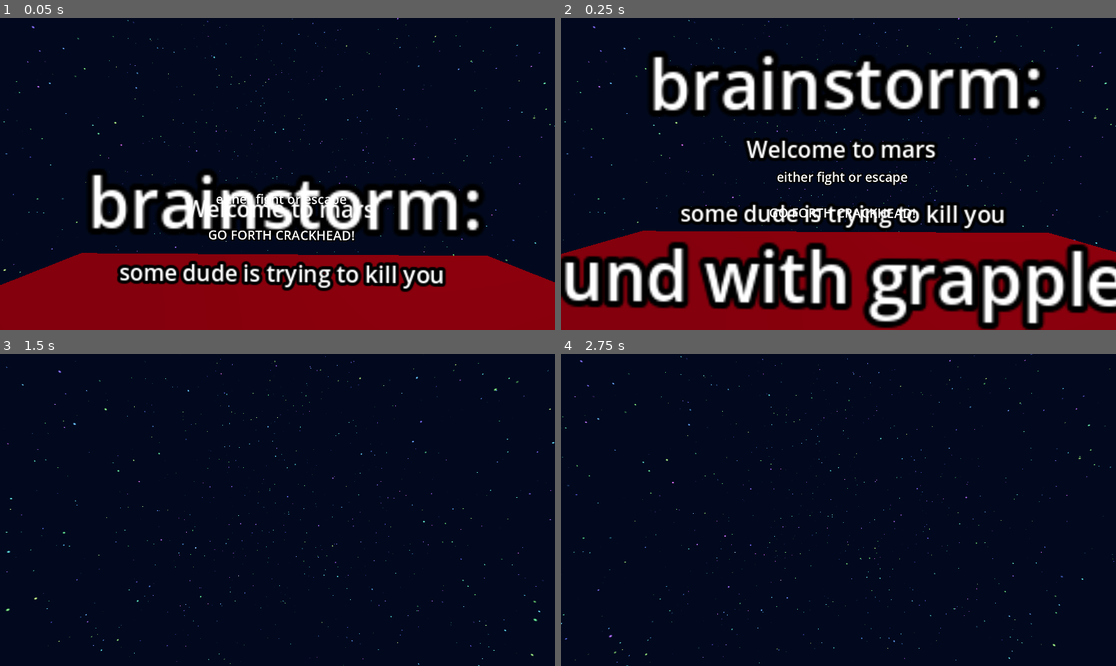
Above: before the commit, frames 1-4 (two rows, left to right).
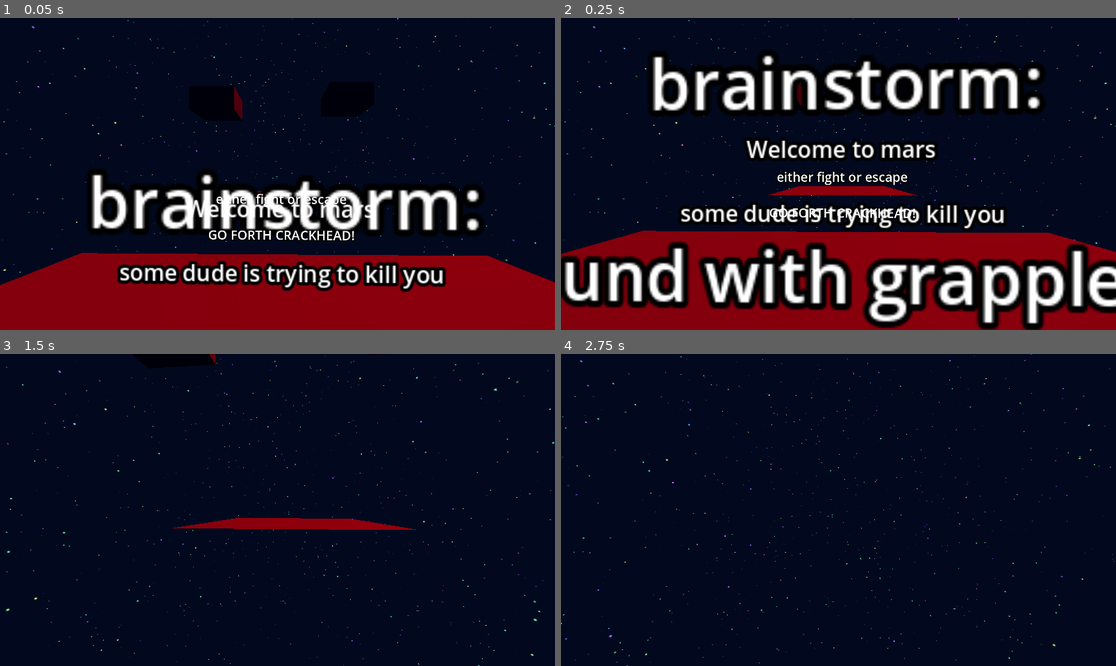
Above: after the commit, the same moments.

Repository: DeanLemans/first-vr-game
Game: Godot game, scene res://scenes/main.tscn
Same seed, same stepped clock (60 frames per second), same inputs: the game is played once before the commit and once after it. Before the commit the project starts from res://main.tscn.
Inputs (mouse positions are in pixels of both pictures, inside the frame that each line leads up to):
- Up to frame 1 (0.05 s): no input
- Up to frame 2 (0.25 s): no input
- Up to frame 3 (1.5 s): tap Enter at 0.5 s; move the mouse to (305, 510) at 0.52 s; hold W from 0.53 s (still down); tap 1 at 0.6 s; click (305, 510) at 0.67 s; move the mouse to (249, 510) at 1.27 s; tap 2 at 1.35 s
- Up to frame 4 (2.75 s): keep holding W; move the mouse to (849, 503) at 2.02 s; tap 3 at 2.1 s

The runs differ from the first frame. In frame 1, 0.1% of the frame differs, in the area x 34-66%, y 21-57%; in frame 2, 0.7%; in frame 3, 1.2%, in the area x 26-75%, y 0-57%; in frame 4, nothing differs.

Commit message:
update
unfinished fall death.

updated grapple cube

updated text

Diff:
--- a/project.godot
+++ b/project.godot
@@ -11,7 +11,7 @@
 [application]
 
 config/name="first-vr-game"
-run/main_scene="res://main.tscn"
+run/main_scene="res://scenes/main.tscn"
 config/features=PackedStringArray("4.3", "GL Compatibility")
 config/icon="res://icon.svg"
 
--- a/main.tscn
+++ b/scenes/death.tscn
@@ -1,12 +1,12 @@
-[gd_scene load_steps=12 format=3 uid="uid://bbuxqykhqie0j"]
+[gd_scene load_steps=10 format=3 uid="uid://cumu40ja822ty"]
 
-[ext_resource type="PackedScene" uid="uid://clc5dre31iskm" path="res://addons/godot-xr-tools/xr/start_xr.tscn" id="1_f8xri"]
-[ext_resource type="PackedScene" uid="uid://bptevpddvxpy7" path="res://cube.tscn" id="1_vs6f5"]
-[ext_resource type="PackedScene" uid="uid://cpqsjw2xcc8gl" path="res://player.tscn" id="2_dqll6"]
-[ext_resource type="Shader" path="res://skyshader.gdshader" id="2_sm6go"]
+[ext_resource type="PackedScene" uid="uid://bptevpddvxpy7" path="res://scenes/cube.tscn" id="1_ny7rq"]
+[ext_resource type="Shader" path="res://skyshader.gdshader" id="2_v2qp4"]
+[ext_resource type="PackedScene" uid="uid://clc5dre31iskm" path="res://addons/godot-xr-tools/xr/start_xr.tscn" id="3_onvd2"]
+[ext_resource type="PackedScene" uid="uid://cpqsjw2xcc8gl" path="res://scenes/player.tscn" id="4_1xhni"]
 
 [sub_resource type="ShaderMaterial" id="ShaderMaterial_1bamh"]
-shader = ExtResource("2_sm6go")
+shader = ExtResource("2_v2qp4")
 shader_parameter/sky_color = Color(0.03, 0.05, 0.11, 1)
 shader_parameter/star_base_color = Color(0.8, 1, 0.3, 1)
 shader_parameter/star_hue_offset = 0.6
@@ -26,19 +26,14 @@
 ambient_light_color = Color(0.470194, 0.0453032, 0, 1)
 tonemap_mode = 2
 
-[sub_resource type="BoxMesh" id="BoxMesh_db4fd"]
-
-[sub_resource type="BoxShape3D" id="BoxShape3D_43sph"]
-
 [sub_resource type="PlaneMesh" id="PlaneMesh_kqclh"]
-size = Vector2(5, 5)
 
 [sub_resource type="ConcavePolygonShape3D" id="ConcavePolygonShape3D_0aslw"]
 data = PackedVector3Array(2.5, 0, 2.5, -2.5, 0, 2.5, 2.5, 0, -2.5, -2.5, 0, 2.5, -2.5, 0, -2.5, 2.5, 0, -2.5)
 
 [node name="main" type="Node3D"]
 
-[node name="PickableObject" parent="." instance=ExtResource("1_vs6f5")]
+[node name="PickableObject" parent="." instance=ExtResource("1_ny7rq")]
 transform = Transform3D(1, 0, 0, 0, 1, 0, 0, 0, 1, 0, 0.336525, 0)
 release_mode = 0
 ranged_grab_method = 2
@@ -54,30 +49,10 @@
 shadow_enabled = true
 shadow_opacity = 0.75
 
-[node name="StartXR" parent="." instance=ExtResource("1_f8xri")]
+[node name="StartXR" parent="." instance=ExtResource("3_onvd2")]
 
-[node name="XROrigin3D" parent="." instance=ExtResource("2_dqll6")]
+[node name="XROrigin3D" parent="." instance=ExtResource("4_1xhni")]
 transform = Transform3D(1, 0, 0, 0, 1, 0, 0, 0, 1, 0, 0.997742, 0)
-
-[node name="grappleThing1" type="MeshInstance3D" parent="."]
-transform = Transform3D(1, 0, 0, 0, 1, 0, 0, 0, 1, -1.54586, 2.81423, -0.753697)
-mesh = SubResource("BoxMesh_db4fd")
-
-[node name="StaticBody3D" type="StaticBody3D" parent="grappleThing1"]
-collision_layer = 17
-
-[node name="CollisionShape3D" type="CollisionShape3D" parent="grappleThing1/StaticBody3D"]
-shape = SubResource("BoxShape3D_43sph")
-
-[node name="grappleThing2" type="MeshInstance3D" parent="."]
-transform = Transform3D(1, 0, 0, 0, 1, 0, 0, 0, 1, 2.15899, 2.66776, -0.482312)
-mesh = SubResource("BoxMesh_db4fd")
-
-[node name="StaticBody3D" type="StaticBody3D" parent="grappleThing2"]
-collision_layer = 17
-
-[node name="CollisionShape3D" type="CollisionShape3D" parent="grappleThing2/StaticBody3D"]
-shape = SubResource("BoxShape3D_43sph")
 
 [node name="floor" type="MeshInstance3D" parent="."]
 mesh = SubResource("PlaneMesh_kqclh")
@@ -89,24 +64,19 @@
 shape = SubResource("ConcavePolygonShape3D_0aslw")
 
 [node name="UI" type="Label3D" parent="."]
-transform = Transform3D(1, 0, 0, 0, 1, 0, 0, 0, 1, 0, 0.225755, -0.471179)
-
-[node name="Label3D2" type="Label3D" parent="UI"]
-transform = Transform3D(1, 0, 0, 0, 1, 0, 0, 0, 1, -0.00546765, 0.45151, -0.474823)
-text = "Welcome to mars
-
-some dude is trying to kill you"
-font_size = 21
 
 [node name="Label3D" type="Label3D" parent="UI"]
 transform = Transform3D(1, 0, 0, 0, 1, 0, 0, 0, 1, 0, 0.225755, -2.07748)
-text = "either fight or escape
+text = "you died."
 
-GO FORTH CRACKHEAD!"
+[node name="Label3D2" type="Label3D" parent="UI"]
+transform = Transform3D(-0.173648, 0, -0.984808, 0, 1, 0, 0.984808, 0, -0.173648, 1.85643, 0.315539, 0)
+text = "you died."
 
 [node name="Label3D3" type="Label3D" parent="UI"]
-transform = Transform3D(1, 0, 0, 0, 1, 0, 0, 0, 1, 0, 0.361102, 0)
-text = "brainstorm:
+transform = Transform3D(-0.560639, 0, 0.82806, 0, 1, 0, -0.82806, 0, -0.560639, -2.05518, 0.214665, 0)
+text = "you died."
 
-swing around with grapple hook and
- kill enemys with sword(no guns)"
+[node name="Label3D4" type="Label3D" parent="UI"]
+transform = Transform3D(-0.994151, 0, 0.107999, 0, 1, 0, -0.107999, 0, -0.994151, 0, 0.55763, 2.06212)
+text = "you died."
--- /dev/null
+++ b/scenes/main.tscn
@@ -0,0 +1,133 @@
+[gd_scene load_steps=13 format=3 uid="uid://bbuxqykhqie0j"]
+
+[ext_resource type="PackedScene" uid="uid://bptevpddvxpy7" path="res://scenes/cube.tscn" id="1_lh74o"]
+[ext_resource type="Shader" path="res://skyshader.gdshader" id="2_10auy"]
+[ext_resource type="PackedScene" uid="uid://clc5dre31iskm" path="res://addons/godot-xr-tools/xr/start_xr.tscn" id="3_54cko"]
+[ext_resource type="PackedScene" uid="uid://cpqsjw2xcc8gl" path="res://scenes/player.tscn" id="4_bu5rb"]
+
+[sub_resource type="ShaderMaterial" id="ShaderMaterial_1bamh"]
+shader = ExtResource("2_10auy")
+shader_parameter/sky_color = Color(0.03, 0.05, 0.11, 1)
+shader_parameter/star_base_color = Color(0.8, 1, 0.3, 1)
+shader_parameter/star_hue_offset = 0.6
+shader_parameter/star_intensity = 0.08
+shader_parameter/star_twinkle_speed = 0.8
+shader_parameter/star_twinkle_intensity = 0.2
+shader_parameter/layer_scale = 20.0
+shader_parameter/layer_scale_step = 10.0
+shader_parameter/layers_count = 3
+
+[sub_resource type="Sky" id="Sky_e5nmt"]
+sky_material = SubResource("ShaderMaterial_1bamh")
+
+[sub_resource type="Environment" id="Environment_4kdo2"]
+background_mode = 2
+sky = SubResource("Sky_e5nmt")
+ambient_light_color = Color(0.470194, 0.0453032, 0, 1)
+tonemap_mode = 2
+
+[sub_resource type="BoxMesh" id="BoxMesh_db4fd"]
+size = Vector3(1, 0.5, 1)
+
+[sub_resource type="BoxShape3D" id="BoxShape3D_43sph"]
+
+[sub_resource type="PlaneMesh" id="PlaneMesh_kqclh"]
+size = Vector2(5, 5)
+
+[sub_resource type="ConcavePolygonShape3D" id="ConcavePolygonShape3D_0aslw"]
+data = PackedVector3Array(2.5, 0, 2.5, -2.5, 0, 2.5, 2.5, 0, -2.5, -2.5, 0, 2.5, -2.5, 0, -2.5, 2.5, 0, -2.5)
+
+[sub_resource type="BoxShape3D" id="BoxShape3D_m8ia3"]
+size = Vector3(15, 1, 20)
+
+[node name="main" type="Node3D"]
+
+[node name="PickableObject" parent="." instance=ExtResource("1_lh74o")]
+transform = Transform3D(1, 0, 0, 0, 1, 0, 0, 0, 1, 0, 0.336525, 0)
+release_mode = 0
+ranged_grab_method = 2
+
+[node name="WorldEnvironment" type="WorldEnvironment" parent="."]
+environment = SubResource("Environment_4kdo2")
+
+[node name="DirectionalLight3D" type="DirectionalLight3D" parent="."]
+physics_interpolation_mode = 2
+transform = Transform3D(-0.866025, -0.433013, 0.25, 0, 0.5, 0.866025, -0.5, 0.75, -0.433013, -0.00162983, 1.19209e-07, -0.00357604)
+light_color = Color(0.739789, 1.93726e-06, 9.62615e-07, 1)
+light_bake_mode = 0
+shadow_enabled = true
+shadow_opacity = 0.75
+
+[node name="StartXR" parent="." instance=ExtResource("3_54cko")]
+
+[node name="XROrigin3D" parent="." instance=ExtResource("4_bu5rb")]
+transform = Transform3D(1, 0, 0, 0, 1, 0, 0, 0, 1, 0, 0.997742, 0)
+
+[node name="grappleThing1" type="MeshInstance3D" parent="."]
+transform = Transform3D(1, 0, 0, 0, 1, 0, 0, 0, 1, 1.60517, 2.81423, -5.11847)
+mesh = SubResource("BoxMesh_db4fd")
+
+[node name="StaticBody3D" type="StaticBody3D" parent="grappleThing1"]
+collision_layer = 17
+
+[node name="CollisionShape3D" type="CollisionShape3D" parent="grappleThing1/StaticBody3D"]
+shape = SubResource("BoxShape3D_43sph")
+
+[node name="grappleThing2" type="MeshInstance3D" parent="."]
+transform = Transform3D(1, 0, 0, 0, 1, 0, 0, 0, 1, -1.52707, 2.66776, -4.93594)
+mesh = SubResource("BoxMesh_db4fd")
+
+[node name="StaticBody3D" type="StaticBody3D" parent="grappleThing2"]
+collision_layer = 17
+
+[node name="CollisionShape3D" type="CollisionShape3D" parent="grappleThing2/StaticBody3D"]
+shape = SubResource("BoxShape3D_43sph")
+
+[node name="floor" type="MeshInstance3D" parent="."]
+mesh = SubResource("PlaneMesh_kqclh")
+
+[node name="StaticBody3D" type="StaticBody3D" parent="floor"]
+collision_mask = 17
+
+[node name="CollisionShape3D" type="CollisionShape3D" parent="floor/StaticBody3D"]
+shape = SubResource("ConcavePolygonShape3D_0aslw")
+
+[node name="UI" type="Label3D" parent="."]
+transform = Transform3D(1, 0, 0, 0, 1, 0, 0, 0, 1, 0, 0.225755, -0.471179)
+
+[node name="Label3D2" type="Label3D" parent="UI"]
+transform = Transform3D(1, 0, 0, 0, 1, 0, 0, 0, 1, -0.00546765, 0.45151, -0.474823)
+text = "Welcome to mars
+
+some dude is trying to kill you"
+font_size = 21
+
+[node name="Label3D" type="Label3D" parent="UI"]
+transform = Transform3D(1, 0, 0, 0, 1, 0, 0, 0, 1, 0, 0.225755, -2.07748)
+text = "either fight or escape
+
+GO FORTH CRACKHEAD!"
+
+[node name="Label3D3" type="Label3D" parent="UI"]
+transform = Transform3D(1, 0, 0, 0, 1, 0, 0, 0, 1, 0, 0.361102, 0)
+text = "brainstorm:
+
+swing around with grapple hook and
+ kill enemys with sword(no guns)"
+
+[node name="floor2" type="MeshInstance3D" parent="."]
+transform = Transform3D(1, 0, 0, 0, 1, 0, 0, 0, 1, 0, 0, -9.2619)
+mesh = SubResource("PlaneMesh_kqclh")
+
+[node name="StaticBody3D" type="StaticBody3D" parent="floor2"]
+collision_mask = 17
+
+[node name="CollisionShape3D" type="CollisionShape3D" parent="floor2/StaticBody3D"]
+shape = SubResource("ConcavePolygonShape3D_0aslw")
+
+[node name="DontFallForever" type="Area3D" parent="."]
+transform = Transform3D(1, 0, 0, 0, 1, 0, 0, 0, 1, 0, -0.826705, -0.349328)
+
+[node name="CollisionShape3D" type="CollisionShape3D" parent="DontFallForever"]
+transform = Transform3D(1, 0, 0, 0, 1, 0, 0, 0, 1, -0.146484, 0, -3.65808)
+shape = SubResource("BoxShape3D_m8ia3")
--- a/player.tscn
+++ b/scenes/player.tscn
@@ -9,7 +9,7 @@
 [ext_resource type="PackedScene" uid="uid://c2q5phg8w08o" path="res://addons/godot-xr-tools/functions/movement_jump.tscn" id="5_fxhha"]
 [ext_resource type="PackedScene" uid="uid://b6bk2pj8vbj28" path="res://addons/godot-xr-tools/functions/movement_turn.tscn" id="6_jkb5u"]
 
-[node name="XROrigin3D" type="XROrigin3D"]
+[node name="Player" type="XROrigin3D" groups=["player_body"]]
 transform = Transform3D(1, 0, 0, 0, 1, 0, 0, 0, 1, 0, 0.05, 0)
 
 [node name="XRCamera3D" type="XRCamera3D" parent="."]
--- /dev/null
+++ b/scripts/death.gd
@@ -0,0 +1,5 @@
+extends MeshInstance3D
+#
+#func _on_collision_shape_3d_tree_entered(body: MeshInstance3D) -> void:
+	#if body.is_in_group("Player"):
+		#get_tree().change_scene_to_file("res://scenes/death.tscn")
Renamed: cube.tscn -> scenes/cube.tscn
